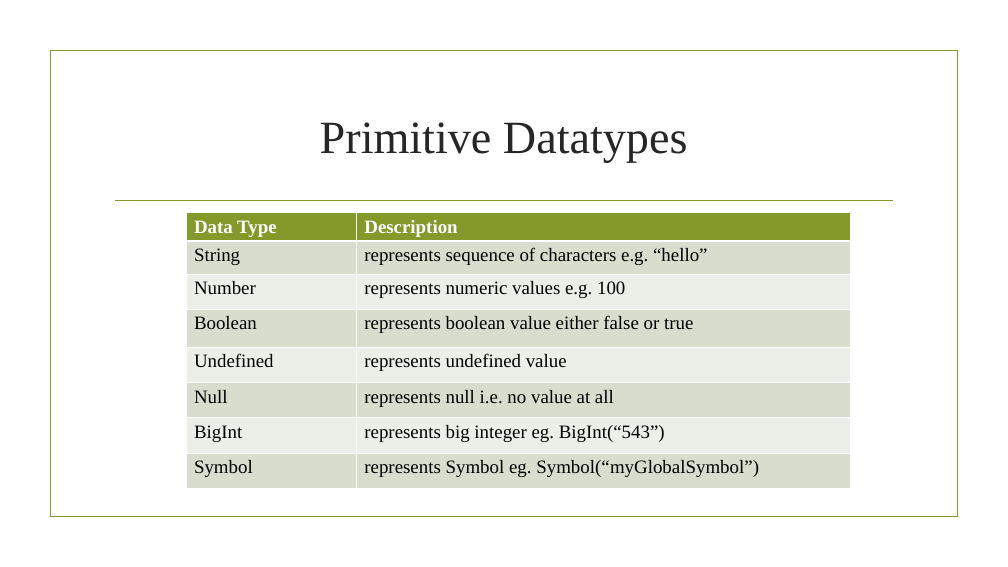
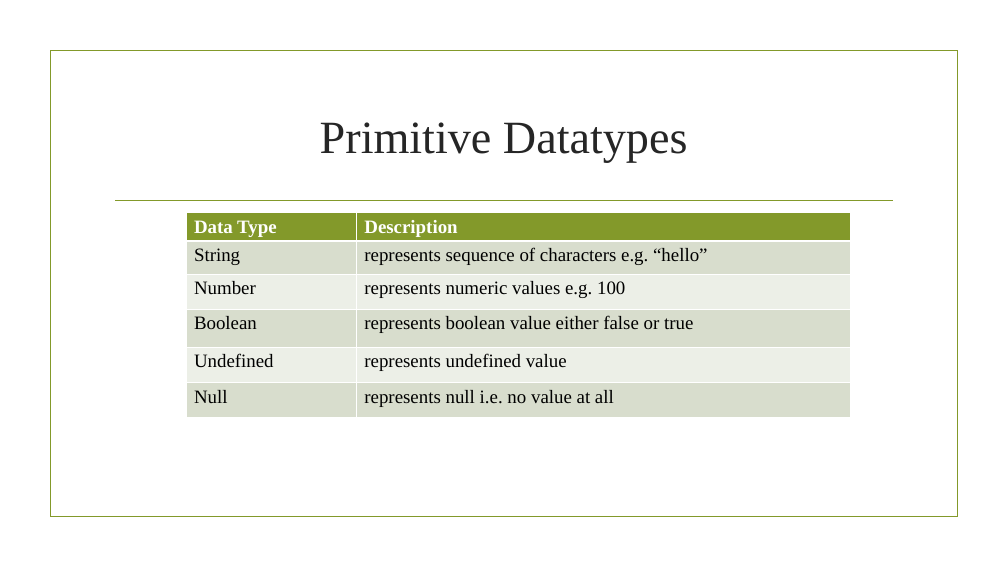
Before and after one commit to sagarshrestha81/bca-2081, a slide deck: slide 10 of js.pptx. Drawn at 1008x567 pixels with LibreOffice and Linux fonts; fonts in the diff are those of the drawing; background and template pictures are left out. Boxes give left, top, right and bottom in pixels: in the first picture for what was removed or moved away, otherwise in the second. Text is boxed around its words. In the diff, an @@ line names an element or a change of style, - is before the commit and + after.

```diff
--- a/js.pptx
+++ b/js.pptx
@@ table at [187, 212, 851, 420] @@
-row 7: BigInt | represents big integer eg. BigInt(“543”)
-row 8: Symbol | represents Symbol eg. Symbol(“myGlobalSymbol”)
```
Also in this commit, not shown: 1 other slide changed, 1 slide removed, 39 other files.
